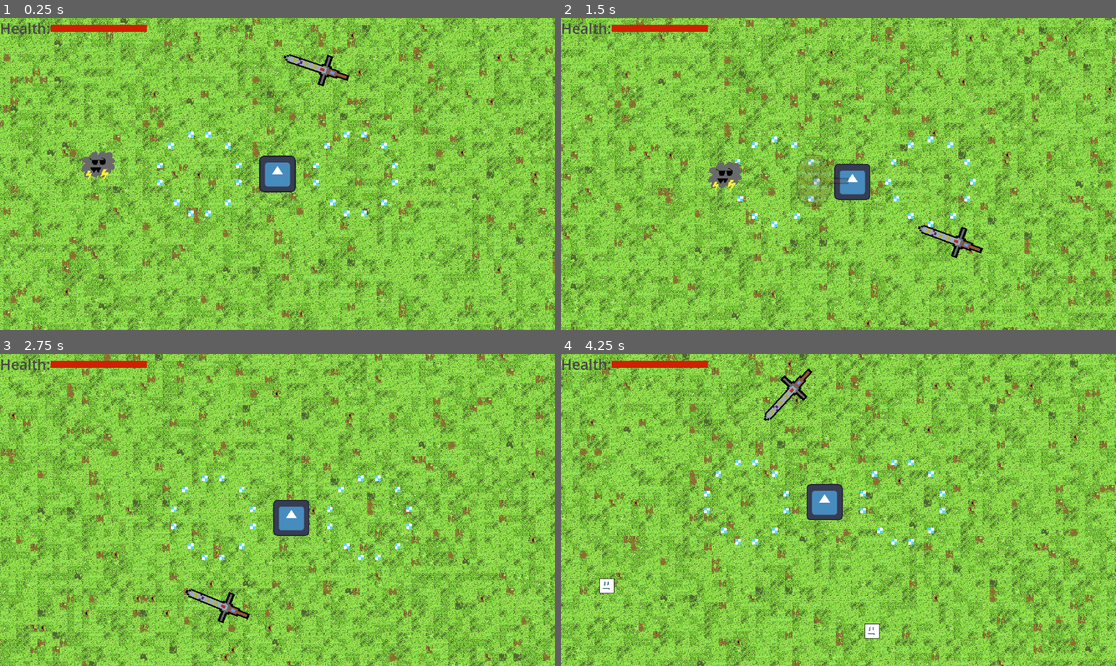
Above: before the commit, frames 1-4 (two rows, left to right).
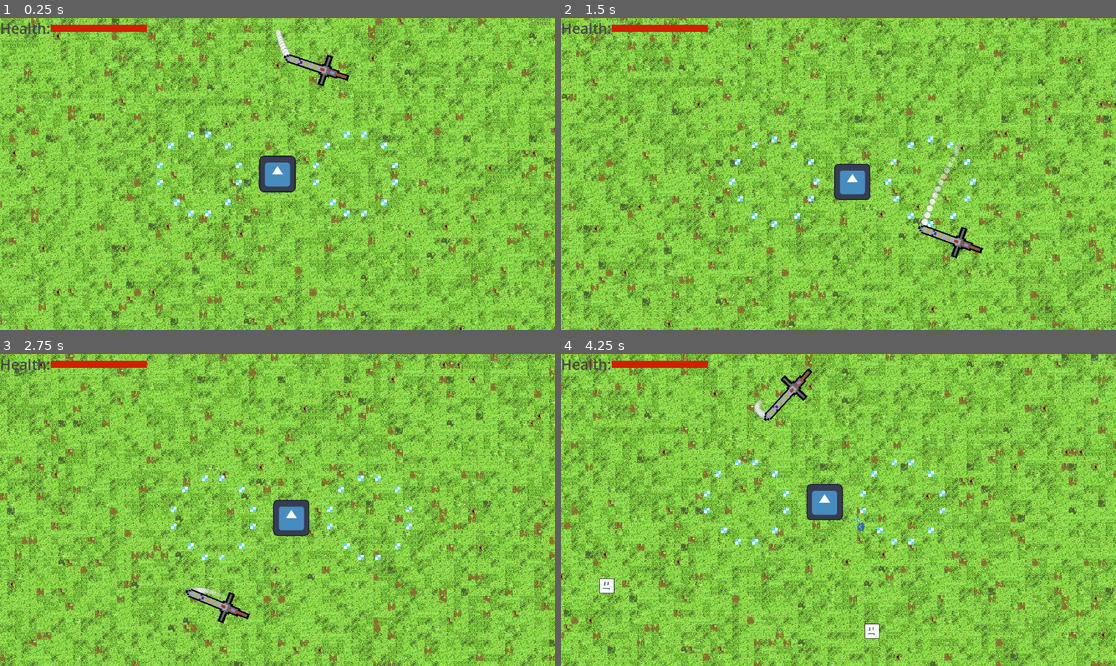
Above: after the commit, the same moments.

Repository: btalbert11/SurvivorGame
Game: Godot game, scene res://scenes/game.tscn
Two runs of this game, one before a commit and one after it. Both use one fixed random seed, a clock stepped at 60 frames per second and the inputs below. The engine's default icon, where the game draws it, is replaced by a stand-in: a white triangle on a blue panel in a dark square.
Inputs:
- Up to frame 1 (0.25 s): no input
- Up to frame 2 (1.5 s): hold D (move_right) 0.53-1.28 s; hold S (move_down) from 1.28 s (still down)
- Up to frame 3 (2.75 s): release S (move_down) at 2.03 s; hold D (move_right) from 2.03 s (still down)
- Up to frame 4 (4.25 s): release D (move_right) at 2.78 s; hold W (move_up) 2.78-3.53 s; hold A (move_left) from 3.53 s (still down)

The runs differ from the first frame. In frame 1, 61% of the frame differs, in the area x 0-100%, y 0-100%; in frame 2, 62%; in frame 3, 61%; in frame 4, 62%.

Commit message:
added bounce enemy, finished sword art and animation effect

Diff:
--- a/scenes/blox_enemy.tscn
+++ b/scenes/blox_enemy.tscn
@@ -5,7 +5,7 @@
 [ext_resource type="Script" path="res://Nodes/HealthComponent.gd" id="2_hcdkv"]
 [ext_resource type="Script" path="res://Nodes/HitboxComponent.gd" id="4_ytnur"]
 [ext_resource type="Script" path="res://Nodes/HurtboxComponent.gd" id="5_ttd70"]
-[ext_resource type="Script" path="res://Target.gd" id="6_rwt2y"]
+[ext_resource type="Script" path="res://scripts/Target.gd" id="6_gw44u"]
 
 [sub_resource type="SpriteFrames" id="SpriteFrames_sr6jb"]
 animations = [{
@@ -59,7 +59,7 @@
 shape = SubResource("RectangleShape2D_oxr0i")
 
 [node name="Target" type="Node2D" parent="."]
-script = ExtResource("6_rwt2y")
+script = ExtResource("6_gw44u")
 
 [connection signal="no_health" from="HealthComponent" to="." method="_on_health_component_no_health"]
 [connection signal="area_entered" from="HitboxComponent" to="." method="_on_hitbox_area_entered"]
--- /dev/null
+++ b/scenes/bounce_enemy.tscn
@@ -0,0 +1,55 @@
+[gd_scene load_steps=8 format=3 uid="uid://byq4usa7ody3t"]
+
+[ext_resource type="Texture2D" uid="uid://basyxe5r3icfa" path="res://art/Cloud Guy.png" id="1_anvyv"]
+[ext_resource type="Script" path="res://scripts/bounce_enemy.gd" id="1_t8nmo"]
+[ext_resource type="Script" path="res://Nodes/HurtboxComponent.gd" id="2_y0asw"]
+[ext_resource type="Script" path="res://Nodes/HitboxComponent.gd" id="3_1sgrp"]
+[ext_resource type="Script" path="res://Nodes/HealthComponent.gd" id="4_44wd8"]
+
+[sub_resource type="CapsuleShape2D" id="CapsuleShape2D_wb34i"]
+radius = 47.0
+height = 110.0
+
+[sub_resource type="CapsuleShape2D" id="CapsuleShape2D_dk4in"]
+radius = 44.0
+height = 88.0
+
+[node name="BounceEnemy" type="CharacterBody2D" groups=["Enemies"]]
+collision_layer = 32
+collision_mask = 33
+script = ExtResource("1_t8nmo")
+
+[node name="Sprite2D" type="Sprite2D" parent="."]
+texture = ExtResource("1_anvyv")
+
+[node name="PhysicsCollision" type="CollisionShape2D" parent="."]
+shape = SubResource("CapsuleShape2D_wb34i")
+
+[node name="HurtboxComponent" type="Area2D" parent="."]
+collision_layer = 8
+collision_mask = 0
+script = ExtResource("2_y0asw")
+
+[node name="CollisionShape2D" type="CollisionShape2D" parent="HurtboxComponent"]
+shape = SubResource("CapsuleShape2D_dk4in")
+
+[node name="HitboxComponent" type="Area2D" parent="."]
+collision_layer = 16
+collision_mask = 2
+script = ExtResource("3_1sgrp")
+
+[node name="CollisionShape2D" type="CollisionShape2D" parent="HitboxComponent"]
+shape = SubResource("CapsuleShape2D_wb34i")
+
+[node name="HealthComponent" type="Node" parent="."]
+script = ExtResource("4_44wd8")
+MAX_HEALTH = 6.0
+
+[node name="Shadow" type="Sprite2D" parent="."]
+position = Vector2(0, 58.5)
+scale = Vector2(1, 0.0859375)
+texture = ExtResource("1_anvyv")
+
+[connection signal="attacked" from="HurtboxComponent" to="." method="_on_hurtbox_component_attacked"]
+[connection signal="area_entered" from="HitboxComponent" to="." method="_on_hitbox_component_area_entered"]
+[connection signal="no_health" from="HealthComponent" to="." method="_on_health_component_no_health"]
--- a/scenes/dash_enemy.tscn
+++ b/scenes/dash_enemy.tscn
@@ -1,11 +1,11 @@
 [gd_scene load_steps=8 format=3 uid="uid://d1w6yc4tciih4"]
 
 [ext_resource type="Script" path="res://scripts/dash_enemy.gd" id="1_nrrfc"]
-[ext_resource type="Texture2D" uid="uid://bf8s10jkfcvwi" path="res://art/Lightning Cloud Guy.png" id="1_w3e8v"]
 [ext_resource type="Script" path="res://Nodes/HealthComponent.gd" id="2_1pr5g"]
+[ext_resource type="Texture2D" uid="uid://d4jkdvsl2hba8" path="res://art/Lightning Cloud Guy Outline.png" id="2_1sx4e"]
 [ext_resource type="Script" path="res://Nodes/HitboxComponent.gd" id="3_8kimc"]
 [ext_resource type="Script" path="res://Nodes/HurtboxComponent.gd" id="4_ahtb4"]
-[ext_resource type="Script" path="res://Target.gd" id="6_ch82f"]
+[ext_resource type="Script" path="res://scripts/Target.gd" id="6_w3xcb"]
 
 [sub_resource type="CapsuleShape2D" id="CapsuleShape2D_8s6x8"]
 radius = 23.0
@@ -18,7 +18,7 @@
 script = ExtResource("1_nrrfc")
 
 [node name="Sprite2D" type="Sprite2D" parent="."]
-texture = ExtResource("1_w3e8v")
+texture = ExtResource("2_1sx4e")
 
 [node name="PhysicsCollision" type="CollisionShape2D" parent="."]
 rotation = 1.5708
@@ -47,7 +47,7 @@
 shape = SubResource("CapsuleShape2D_8s6x8")
 
 [node name="Target" type="Node2D" parent="."]
-script = ExtResource("6_ch82f")
+script = ExtResource("6_w3xcb")
 
 [connection signal="no_health" from="HealthComponent" to="." method="_on_health_component_no_health"]
 [connection signal="area_entered" from="HitboxComponent" to="." method="_on_hitbox_component_area_entered"]
--- a/scenes/game.tscn
+++ b/scenes/game.tscn
@@ -6,22 +6,26 @@
 [ext_resource type="Script" path="res://scripts/MainCamera.gd" id="3_45xlr"]
 [ext_resource type="PackedScene" uid="uid://b3m0db3jdkfeq" path="res://scenes/blox_enemy.tscn" id="4_ni077"]
 [ext_resource type="PackedScene" uid="uid://d1w6yc4tciih4" path="res://scenes/dash_enemy.tscn" id="6_nxw05"]
+[ext_resource type="PackedScene" uid="uid://byq4usa7ody3t" path="res://scenes/bounce_enemy.tscn" id="7_25akp"]
 
 [node name="Game" type="Node2D"]
 script = ExtResource("1_8wpga")
 Blox_Enemy = ExtResource("4_ni077")
 Dash_Enemy = ExtResource("6_nxw05")
+Bounce_Enemy = ExtResource("7_25akp")
 
 [node name="MapController" parent="." instance=ExtResource("1_345sd")]
+z_index = -100
 
 [node name="Player" parent="." instance=ExtResource("2_w6apd")]
-position = Vector2(2855, 854)
+position = Vector2(554, 341)
+metadata/_edit_group_ = true
 
 [node name="RemoteTransform2D" type="RemoteTransform2D" parent="Player"]
 remote_path = NodePath("../../MainCamera")
 
 [node name="MainCamera" type="Camera2D" parent="."]
-position = Vector2(2855, 854)
+position = Vector2(554, 341)
 scale = Vector2(0.62, 0.62)
 zoom = Vector2(0.95, 0.95)
 drag_horizontal_enabled = true
@@ -32,6 +36,7 @@
 drag_bottom_margin = 0.05
 editor_draw_drag_margin = true
 script = ExtResource("3_45xlr")
+metadata/_edit_lock_ = true
 
 [node name="CanvasLayer" type="CanvasLayer" parent="."]
 
@@ -57,7 +62,4 @@
 grow_vertical = 2
 color = Color(0.811765, 0.129412, 0, 1)
 
-[node name="DashEnemy" parent="." instance=ExtResource("6_nxw05")]
-position = Vector2(2464, 832)
-
 [connection signal="player_attacked" from="Player" to="." method="_on_player_player_attacked"]
--- a/scenes/sword_weapon.tscn
+++ b/scenes/sword_weapon.tscn
@@ -1,19 +1,25 @@
-[gd_scene load_steps=5 format=3 uid="uid://cqmimkey0bvwm"]
+[gd_scene load_steps=7 format=3 uid="uid://cqmimkey0bvwm"]
 
-[ext_resource type="Script" path="res://scenes/sword_weapon.gd" id="1_xfn3u"]
+[ext_resource type="Script" path="res://scripts/sword_weapon.gd" id="1_og8h3"]
 [ext_resource type="Script" path="res://Nodes/HitboxComponent.gd" id="2_c0jtq"]
+[ext_resource type="Script" path="res://scripts/TrailSpawnPoint.gd" id="4_h6heq"]
 [ext_resource type="Texture2D" uid="uid://t6gaw42rti0p" path="res://art/Sword.png" id="4_kpoac"]
+[ext_resource type="PackedScene" uid="uid://c04i6n32ktp25" path="res://scenes/trail_point.tscn" id="5_ciych"]
 
 [sub_resource type="RectangleShape2D" id="RectangleShape2D_drvfc"]
 size = Vector2(35, 242)
 
 [node name="SwordWeapon" type="Node2D"]
-script = ExtResource("1_xfn3u")
+script = ExtResource("1_og8h3")
 metadata/_edit_lock_ = true
 
 [node name="Rotator" type="Node2D" parent="."]
 position = Vector2(0, -373)
-metadata/_edit_group_ = true
+
+[node name="TrailSpawnPoint" type="Node2D" parent="Rotator"]
+position = Vector2(0, -104)
+script = ExtResource("4_h6heq")
+trail_point = ExtResource("5_ciych")
 
 [node name="Sprite2D2" type="Sprite2D" parent="Rotator"]
 position = Vector2(-0.5, -0.370026)
--- /dev/null
+++ b/scenes/trail_point.tscn
@@ -0,0 +1,12 @@
+[gd_scene load_steps=3 format=3 uid="uid://c04i6n32ktp25"]
+
+[ext_resource type="Script" path="res://scripts/TrailPoint.gd" id="1_biub6"]
+[ext_resource type="Texture2D" uid="uid://ky056widg50d" path="res://art/White Point.png" id="2_e78mu"]
+
+[node name="TrailPoint" type="Node2D"]
+z_index = -1
+scale = Vector2(1.305, 1.305)
+script = ExtResource("1_biub6")
+
+[node name="Sprite2D" type="Sprite2D" parent="."]
+texture = ExtResource("2_e78mu")
--- a/scripts/MagicMissle.gd
+++ b/scripts/MagicMissle.gd
@@ -20,22 +20,12 @@
 		fire_timer = 0
 
 func fire():
-	# Get closest enemy
-	# TODO MOVE THIS TO THE MISSLE ITSSELF
-#	var enemies = $HitboxComponent.get_overlapping_areas()
-#	var target = enemies[0]
-#	for enemy in enemies:
-#		if global_position.distance_to(target.global_position) < global_position.distance_to(enemy.global_position):
-#			target = enemy
-	# Fire
 	var missle = missle_scene.instantiate()
 	missle.attack = attack
-#	missle.target = target.get_parent()
-#	missle.SPEED = missle_speed
 	var rng = RandomNumberGenerator.new()
 	var rand_x = rng.randf_range(-100, 100)
 	var rand_y = rng.randf_range(-100, 100)
 	missle.velocity.x = rand_x
 	missle.velocity.y = rand_y
+	missle.global_position = global_position
 	get_tree().root.get_child(0).add_child(missle)
-	missle.global_position = global_position
--- /dev/null
+++ b/scripts/TrailPoint.gd
@@ -0,0 +1,15 @@
+extends Node2D
+@export var fade_speed: float = 3
+@export var shrink_speed: float = 1.5
+
+# Called when the node enters the scene tree for the first time.
+func _ready():
+	pass # Replace with function body.
+
+
+# Called every frame. 'delta' is the elapsed time since the previous frame.
+func _process(delta):
+	$Sprite2D.modulate.a -= fade_speed * delta
+	$Sprite2D.scale -= Vector2(shrink_speed * delta, shrink_speed * delta)
+	if $Sprite2D.modulate.a <= 0:
+		queue_free()
--- a/scenes/Rotator.gd
+++ b/scripts/TrailSpawnPoint.gd
@@ -1,9 +1,9 @@
 extends Node2D
+@export var trail_point: PackedScene
 
 
 # Called when the node enters the scene tree for the first time.
 func _ready():
-
 	pass # Replace with function body.
 
 
@@ -12,4 +12,6 @@
 	pass
 
 func _physics_process(delta):
-	pass
+	var new_point = trail_point.instantiate()
+	new_point.global_position = global_position
+	get_tree().get_root().get_child(0).add_child(new_point)
--- a/scripts/blox_enemy.gd
+++ b/scripts/blox_enemy.gd
@@ -19,8 +19,8 @@
 		velocity = Vector2.ZERO
 	move_and_collide(velocity)
 
-func attack_targert() -> Attack:
-	return attack
+func get_offset_global_position() -> Vector2:
+	return global_position
 
 func set_target(target: Node2D):
 	$Target.set_target(target)
@@ -30,10 +30,8 @@
 		attack.origin = global_position
 		area.take_attack(attack)
 
-
 func _on_hurtbox_component_attacked(attack):
 	$HealthComponent.take_damage(attack)
-
 
 func _on_health_component_no_health(current_health):
 	delete_self()
--- /dev/null
+++ b/scripts/bounce_enemy.gd
@@ -0,0 +1,114 @@
+extends CharacterBody2D
+
+@export var damage: float = 4
+@export var knockback: float = 1
+@export var movement_cooldown: float = 1
+@export var max_movement_distance: float = 400
+@export var jump_speed: float = 2
+@export var jump_height: float = 150
+@export var jump_hold_time: float = 0.3
+@export var falling_speed: float = 500
+@export var target: CharacterBody2D
+var movement_target: Vector2
+var waiting: bool = true
+var jumping: bool = false
+var jump_hold: bool = false
+var falling: bool = false
+var current_wait: float = 0
+var percent_moved: float = 0
+var jump_starting_point: Vector2
+
+
+var attack: Attack
+
+func _ready():
+	attack = Attack.new()
+	attack.damage = damage
+	attack.knockback = knockback
+
+	var rng = RandomNumberGenerator.new()
+	jump_speed *= rng.randf_range(0.99, 1.01)
+	jump_hold_time *= rng.randf_range(0.99, 1.01)
+	movement_cooldown *= rng.randf_range(0.99, 1.01)
+
+	$HitboxComponent.disable()
+
+func _physics_process(delta):
+	if waiting:
+		current_wait += delta
+		# Jump toward player
+		if current_wait >= movement_cooldown:
+			movement_target = get_movement_target()
+			jump_starting_point = global_position
+			current_wait = 0
+			$HitboxComponent.disable()
+			$PhysicsCollision.set_deferred("disabled", true)
+			$Sprite2D.z_index = 10
+			waiting = false
+			jumping = true
+	if jumping:
+		percent_moved += jump_speed * delta
+		if percent_moved >= 1:
+			percent_moved = 1
+		var new_pos = (jump_starting_point.distance_to(movement_target) * percent_moved) * (movement_target - jump_starting_point).normalized()
+		new_pos = jump_starting_point + new_pos
+		if jump_starting_point.distance_to(movement_target) >= 0.01:
+			global_position = new_pos
+		$Sprite2D.position.y = -(percent_moved * jump_height)
+		$HurtboxComponent.position.y = -(percent_moved * jump_height)
+		if percent_moved >= 1:
+			percent_moved = 0
+			jumping = false
+			jump_hold = true
+	if jump_hold:
+		current_wait += delta
+		if current_wait >= jump_hold_time:
+			current_wait = 0
+			jump_hold = false
+			falling = true
+	if falling:
+		$Sprite2D.position.y += falling_speed * delta
+		$HurtboxComponent.position.y += falling_speed * delta
+		if $Sprite2D.position.y >= 0:
+			$Sprite2D.position.y = 0
+			$HitboxComponent.enable()
+			$PhysicsCollision.set_deferred("disabled", false)
+			$Sprite2D.z_index = 0
+			falling = false
+			waiting = true
+
+func get_offset_global_position() -> Vector2:
+	var offset = $HurtboxComponent.position.y
+	var pos = global_position
+	pos.y += offset
+	return pos
+
+func get_movement_target() -> Vector2:
+	var new_target = target.global_position
+	# Player is farther away than movement range
+	if global_position.distance_to(new_target) > max_movement_distance:
+		new_target = (new_target - global_position).normalized() * max_movement_distance
+		new_target = global_position + new_target
+
+	var rng = RandomNumberGenerator.new()
+	new_target.x *= rng.randf_range(0.99, 1.01)
+	new_target.y *= rng.randf_range(0.99, 1.01)
+	return new_target
+
+func set_target(new_target):
+	if is_instance_valid(new_target):
+		target = new_target
+
+func _on_hurtbox_component_attacked(attack):
+	$HealthComponent.take_damage(attack)
+
+func _on_hitbox_component_area_entered(area):
+	if area is HurtboxComponent:
+		attack.origin = global_position
+		area.take_attack(attack)
+
+func _on_health_component_no_health(current_health):
+	delete_self()
+
+func delete_self():
+	queue_free()
--- a/scripts/dash_enemy.gd
+++ b/scripts/dash_enemy.gd
@@ -5,6 +5,7 @@
 @export var damage: float = 3
 @export var knock_back: float = 20
 @export var movement_cooldown: float = 0.2
+@export var health_max: float = 4
 var moving: bool = false
 var attack: Attack
 var move_timer: Timer
@@ -12,6 +13,7 @@
 signal enemy_died
 
 func _ready():
+	$HealthComponent.MAX_HEALTH = health_max
 	attack = Attack.new()
 	attack.damage = damage
 	attack.knockback = knock_back
@@ -35,8 +37,6 @@
 			move_timer.start(movement_cooldown)
 			return
 		move_and_slide()
-#		move_and_collide(velocity * delta)
-
 
 func start_moving():
 	var vel_direction = $Target.direction_to_target()
@@ -44,6 +44,9 @@
 	velocity = Vector2(start_speed, start_speed) * vel_direction
 	velocity = velocity.rotated(rng.randf_range(-PI/4, PI/4))
 	moving = true
+
+func get_offset_global_position() -> Vector2:
+	return global_position
 
 func _on_move_timer_timeout():
 	start_moving()
--- a/scripts/game.gd
+++ b/scripts/game.gd
@@ -1,10 +1,10 @@
 extends Node2D
 @export var Blox_Enemy: PackedScene
 @export var Dash_Enemy: PackedScene
+@export var Bounce_Enemy: PackedScene
 
 # Called when the node enters the scene tree for the first time.
 func _ready():
-	$DashEnemy.set_target($Player)
 	pass # Replace with function body.
 
 
@@ -18,6 +18,10 @@
 	rand_spawn = rng.randf_range(0, 500)
 	if (rand_spawn < 1 && is_instance_valid($Player)):
 		spawn_dash_enemy()
+
+	rand_spawn = rng.randf_range(0, 500)
+	if (rand_spawn < 0.5 && is_instance_valid($Player)):
+		spawn_bounce_enemy()
 
 func spawn_blox_enemy():
 	var pos = get_random_screen_point()
@@ -37,6 +41,15 @@
 	add_child(dash_enemy)
 	dash_enemy.position = pos
 
+func spawn_bounce_enemy():
+	var pos = get_random_screen_point()
+	if pos == Vector2.ZERO:
+		return
+	var bounce_enemy = Bounce_Enemy.instantiate()
+	bounce_enemy.set_target($Player)
+	add_child(bounce_enemy)
+	bounce_enemy.position = pos
+
 
 func get_random_screen_point() -> Vector2:
 	var screen_size = get_viewport().get_visible_rect().size
--- a/scripts/hammer_attack.gd
+++ b/scripts/hammer_attack.gd
@@ -30,9 +30,6 @@
 			to_rotate = 0 - to_rotate
 		rotation_angle += to_rotate
 		if rotation_angle >= PI/2 || rotation_angle <= -PI/2:
-			# TODO Figure out this mat TODO
-#			to_rotate = rotation_angle - (PI/2)
-#			$Sprite2D.transform = $Sprite2D.transform.rotated(to_rotate)
 			deal_damage()
 			swinging = false
 			fading_out = true
--- a/scripts/magic_missle_attack.gd
+++ b/scripts/magic_missle_attack.gd
@@ -22,11 +22,11 @@
 func _physics_process(delta):
 	if is_instance_valid(target):
 		# snap to target to prevent orbiting
-		if global_position.distance_to(target.global_position) < snap_distance:
-			var dir_to = global_position.direction_to(target.global_position)
+		if global_position.distance_to(target.get_offset_global_position()) < snap_distance:
+			var dir_to = global_position.direction_to(target.get_offset_global_position())
 			velocity = dir_to * velocity.length()
 		# rotate acceleration towards enemy
-		var acc_direciton = global_position.direction_to(target.global_position)
+		var acc_direciton = global_position.direction_to(target.get_offset_global_position())
 		acceleration = acc_direciton * acceleration.length()
 	else:
 		get_target()
@@ -55,9 +55,10 @@
 	if enemies.size() > 0:
 		target = enemies[0]
 		for enemy in enemies:
-			if global_position.distance_to(enemy.global_position) < global_position.distance_to(target.global_position):
+			if global_position.distance_to(enemy.get_offset_global_position()) < global_position.distance_to(target.get_offset_global_position()):
 				target = enemy
 		return true
+
 	else:
 		return false
 
--- a/scripts/player.gd
+++ b/scripts/player.gd
@@ -26,7 +26,6 @@
 	else:
 		velocity = Vector2.ZERO
 	var collision = move_and_collide(velocity)
-
 
 func _on_health_component_no_health(current_health):
 	# Player died
Binary file added: art/Lightning Cloud Guy Outline.png
Not shown, added: art/Lightning Cloud Guy Outline.png.import
Binary file removed: art/Lightning Cloud Guy.png
Binary file added: art/White Point.png
Not shown, changed: art/White Point.png.import
Binary file added: art/White Point2.png
Not shown, added: art/White Point2.png.import
Binary file added: art/White Point3.png
Not shown, added: art/White Point3.png.import
Not shown: 1 places in scenes/game.tscn that only renumber resources
Renamed: Target.gd -> scripts/Target.gd
Renamed: scenes/sword_weapon.gd -> scripts/sword_weapon.gd
